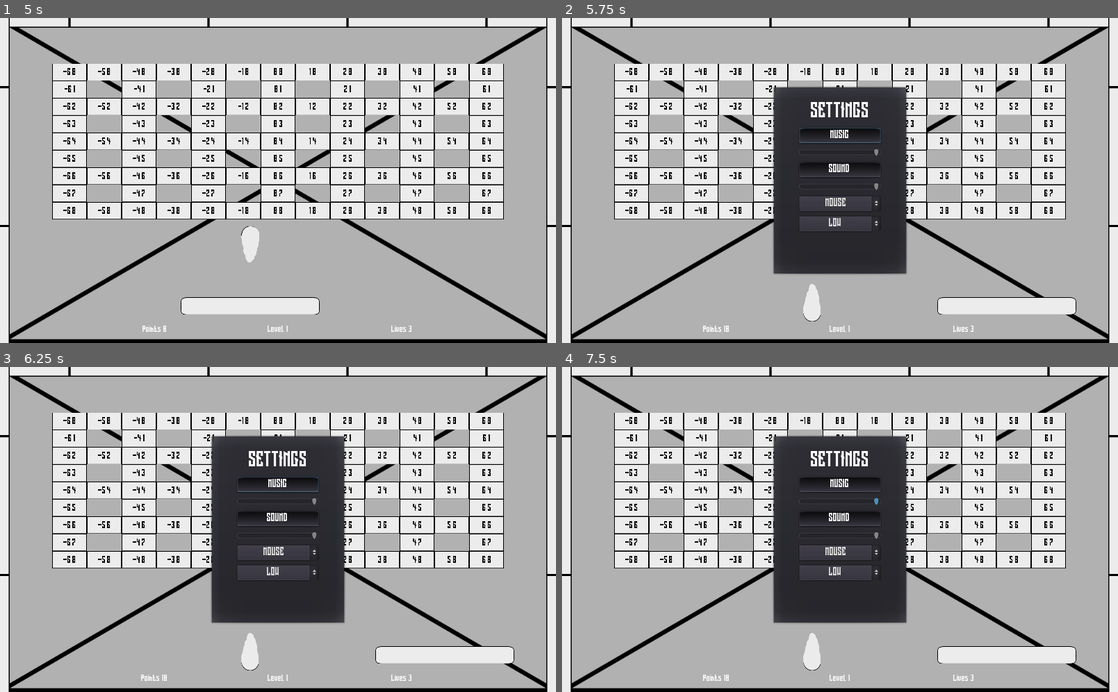
Above: before the commit, frames 1-4 (two rows, left to right).
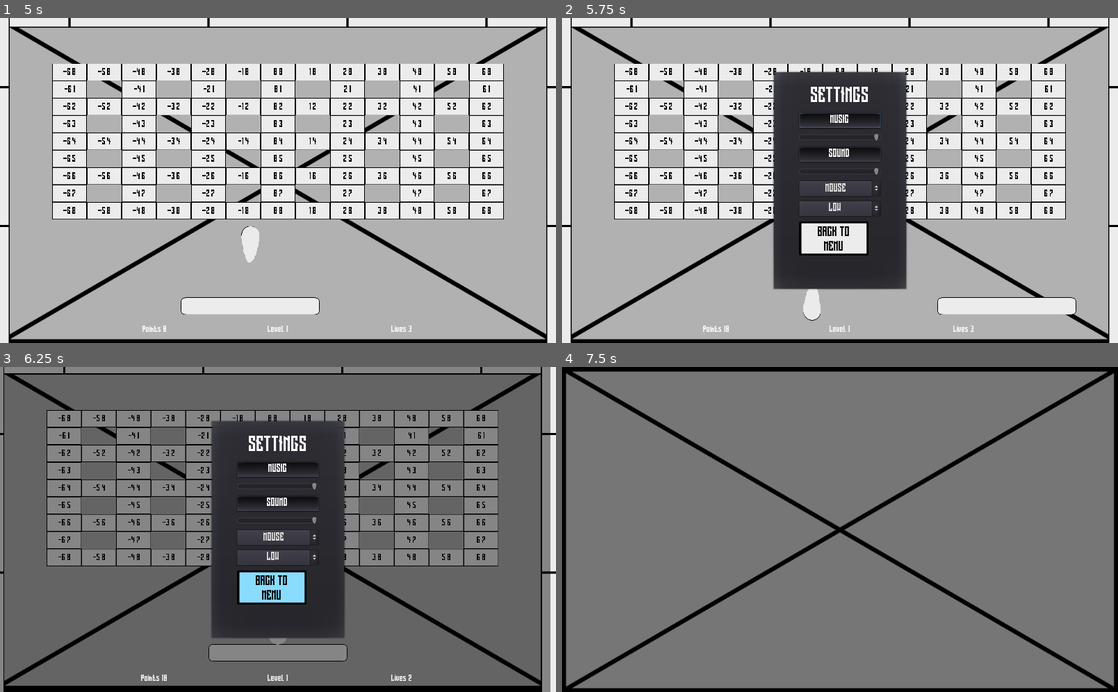
Above: after the commit, the same moments.

Repository: RhetHypo/BrickByBrickPolished
Game: Godot game, scene res://scenes/menus/MainTitle.tscn
The game is run twice, just before and just after one commit, with the same random seed, the same clock (stepped at 60 frames per second) and the same inputs.
Inputs (mouse positions are in pixels of both pictures, inside the frame that each line leads up to):
- Up to frame 1 (5 s): move the mouse to (400, 164) at 0.52 s; hold Right (ui_right) 0.53-1.28 s; hold A (A, bound only after the commit) 0.53-1.28 s; click (400, 164) at 0.6 s; move the mouse to (166, 196) at 1.27 s; hold Down (ui_down) 1.28-2.03 s; tap A (A, bound only after the commit) at 1.35 s; tap D (D, bound only after the commit) at 1.55 s; tap Enter at 2 s; move the mouse to (333, 109) at 2.02 s; hold Right (ui_right) 2.03-2.75 s; hold D (D, bound only after the commit) 2.03-2.75 s; tap W (W, bound only after the commit) at 2.3, 4.35 s; click "NEW GAME" at 2.75 s; click "NEW GAME" at 3.5 s; move the mouse to (250, 245) at 4.27 s; hold Up (ui_up) from 4.28 s (still down); click (250, 245) at 4.55 s
- Up to frame 2 (5.75 s): move the mouse to (1006, 229) at 5.02 s; release Up (ui_up) at 5.03 s; hold Left (ui_left) from 5.03 s (still down); hold A (A, bound only after the commit) from 5.03 s (still down); click (1006, 229) at 5.1 s; tap Escape (pause) at 5.65 s
- Up to frame 3 (6.25 s): release Left (ui_left) at 5.75 s; release A (A, bound only after the commit) at 5.75 s; click (278, 588) at 5.75 s, where only the run after the commit has a clickable "BACK TO MENU"
- Up to frame 4 (7.5 s): move the mouse to (673, 480) at 6.52 s; hold Left (ui_left) 6.53-7.28 s; tap A (A, bound only after the commit) at 6.6 s; tap D (D, bound only after the commit) at 6.8 s; move the mouse to (867, 529) at 7.27 s; hold Down (ui_down) from 7.28 s (still down); hold D (D, bound only after the commit) from 7.28 s (still down)

Frame 1 is identical in both runs. In frame 2, 5.9% of the frame differs, in the area x 38-62%, y 16-94%; in frame 3, 86%; in frame 4, 96%, in the area x 0-100%, y 0-100%.

Commit message:
Working difficulties, back to menu button from game

Diff:
--- a/project.godot
+++ b/project.godot
@@ -41,6 +41,21 @@
 "events": [ Object(InputEventKey,"resource_local_to_scene":false,"resource_name":"","device":0,"alt":false,"shift":false,"control":false,"meta":false,"command":false,"pressed":false,"scancode":16777217,"unicode":0,"echo":false,"script":null)
  ]
 }
+A={
+"deadzone": 0.5,
+"events": [ Object(InputEventKey,"resource_local_to_scene":false,"resource_name":"","device":0,"alt":false,"shift":false,"control":false,"meta":false,"command":false,"pressed":false,"scancode":65,"unicode":0,"echo":false,"script":null)
+ ]
+}
+D={
+"deadzone": 0.5,
+"events": [ Object(InputEventKey,"resource_local_to_scene":false,"resource_name":"","device":0,"alt":false,"shift":false,"control":false,"meta":false,"command":false,"pressed":false,"scancode":68,"unicode":0,"echo":false,"script":null)
+ ]
+}
+W={
+"deadzone": 0.5,
+"events": [ Object(InputEventKey,"resource_local_to_scene":false,"resource_name":"","device":0,"alt":false,"shift":false,"control":false,"meta":false,"command":false,"pressed":false,"scancode":87,"unicode":0,"echo":false,"script":null)
+ ]
+}
 
 [rendering]
 
--- a/scenes/entities/Ball.gd
+++ b/scenes/entities/Ball.gd
@@ -33,7 +33,8 @@
 		self.apply_central_impulse(Vector2(current_speed * 2 * (self.position.x - body.position.x)/paddle_width,0))
 	elif body.is_in_group("Brick"):
 		get_parent().award_points(10)
-		temp_speed += 10
+		print("TEMP: ", (settings.difficulty+1)*2)
+		temp_speed += ((settings.difficulty+1)*2)
 		if temp_speed > max_temp_speed:
 			temp_speed = max_temp_speed
 		body.queue_free()
@@ -46,4 +47,3 @@
 
 func update_speed(speed):
 	current_speed = speed
-	print("CURRENT SPEED: ", str(current_speed+temp_speed))
--- a/scenes/entities/Paddle.gd
+++ b/scenes/entities/Paddle.gd
@@ -1,6 +1,10 @@
 extends KinematicBody2D
 
 var started = false
+var speed = 1500
+var non_turbo = 1
+var applied_turbo = non_turbo
+var turbo = 2
 
 const BALL = preload("res://scenes/entities/Ball.tscn")
 
@@ -8,14 +12,42 @@
 	pass
 
 func _process(delta):
-	var pos = get_global_mouse_position().x
-	self.position.x = get_global_mouse_position().x
-	if(pos <= 275):
+	#var pos = 0
+	if settings.control_scheme == 0:
+		if Input.is_action_just_pressed("click"):
+			self.start()
+		#mouse
+		#pos = get_global_mouse_position().x
+		self.position.x = get_global_mouse_position().x
+	elif settings.control_scheme == 1:
+		#wasd
+		if Input.is_action_pressed("S"):
+			applied_turbo = turbo
+		else:
+			applied_turbo = non_turbo
+		if Input.is_action_pressed("A"):
+			self.position.x -= speed * applied_turbo * delta
+		elif Input.is_action_pressed("D"):
+			self.position.x += speed * applied_turbo * delta
+		if Input.is_action_just_pressed("W"):
+			self.start()
+	elif settings.control_scheme == 2:
+		#arrows
+		if Input.is_action_pressed("ui_down"):
+			applied_turbo = turbo
+		else:
+			applied_turbo = non_turbo
+		if Input.is_action_pressed("ui_left"):
+			self.position.x -= speed * applied_turbo * delta
+		elif Input.is_action_pressed("ui_right"):
+			self.position.x += speed * applied_turbo * delta
+		if Input.is_action_just_pressed("ui_up"):
+			self.start()
+	if(self.position.x <= 275):
 		self.position.x = 275
-	if(pos >= 1760):
+	if(self.position.x >= 1760):
 		self.position.x = 1760
-	if Input.is_action_just_pressed("click"):
-		self.start()
+
 
 func start():
 	if !started:
--- a/scenes/levels/Gamefield.gd
+++ b/scenes/levels/Gamefield.gd
@@ -72,11 +72,11 @@
 
 func generate_brick_area(area = def_area):
 	var newBrick
-	var death = get_node("Death")
+	var life = get_node("Life")
 	for x in range(-area.x,area.x + 1):
 		for y in range(0,area.y):
 			newBrick = BRICK.instance()
-			self.add_child_below_node(death,newBrick)
+			self.add_child_below_node(life,newBrick)
 			newBrick.global_position.x = x * (brick_width + brick_offset) + left_offset
 			newBrick.global_position.y = y * (brick_height + brick_offset) + top_offset
 
@@ -99,6 +99,10 @@
 		#TODO: Actual game over screen
 
 func level_check():
+	#quick and dirty spedometer
+	for child in self.get_children():
+		if child.is_in_group("Ball"):
+			update_speed_label(child.linear_velocity.length())
 	var complete = true
 	for child in self.get_children():
 		if child.is_in_group("Brick"):
@@ -109,7 +113,8 @@
 		generate_bricks()
 		for child in self.get_children():
 			if child.is_in_group("Ball"):
-				active_speed = def_speed + (level * def_speed/10)
+				print("LEVEL INCREASE: ",def_speed/(15-settings.difficulty*4))
+				active_speed = def_speed + (level * def_speed/(15-settings.difficulty*4))
 				if active_speed > max_speed:
 					active_speed = max_speed
 				child.update_speed(active_speed)
@@ -139,6 +144,10 @@
 	var level = get_node("Camera2D/CanvasLayer/MarginContainer/VBoxContainer/HBoxContainer/Level")
 	level.text = "Level " + str(newLevel)
 
+func update_speed_label(ball_speed):
+	var speed_label = get_node("Camera2D/CanvasLayer/MarginContainer/VBoxContainer/HBoxContainer/Speed")
+	speed_label.text = "Speed: " + str(ball_speed)
+
 func _on_CompleteCheck_timeout():
 	level_check()
 
@@ -156,7 +165,7 @@
 
 func generate_brick_shapes(shape, area = def_area):
 	var newBrick
-	var death = get_node("Death")
+	var life = get_node("Life")
 	#Solid brick: Enough said
 	#Rings: Skip only odds/evens
 	#Axis: Only show when one coord is zero, or both are equal
@@ -167,7 +176,7 @@
 			for y in range(0,area.y):
 				newBrick = BRICK.instance()
 				newBrick.get_node("Label").text = str(x) + ", " + str(y)
-				self.add_child_below_node(death,newBrick)
+				self.add_child_below_node(life,newBrick)
 				newBrick.global_position.x = x * (brick_width + brick_offset) + left_offset
 				newBrick.global_position.y = y * (brick_height + brick_offset) + top_offset
 	if shape == "Rings":
@@ -176,7 +185,7 @@
 				if y % 2 == 0 || x == -area.x || x == area.x || y == abs(x):
 					newBrick = BRICK.instance()
 					newBrick.get_node("Label").text = str(x) + ", " + str(y)
-					self.add_child_below_node(death,newBrick)
+					self.add_child_below_node(life,newBrick)
 					newBrick.global_position.x = x * (brick_width + brick_offset) + left_offset
 					newBrick.global_position.y = y * (brick_height + brick_offset) + top_offset
 	if shape == "Grid":
@@ -185,7 +194,7 @@
 				if y % 2 == 0 || x % 2 == 0:
 					newBrick = BRICK.instance()
 					newBrick.get_node("Label").text = str(x) + ", " + str(y)
-					self.add_child_below_node(death,newBrick)
+					self.add_child_below_node(life,newBrick)
 					newBrick.global_position.x = x * (brick_width + brick_offset) + left_offset
 					newBrick.global_position.y = y * (brick_height + brick_offset) + top_offset
 	if shape == "CheckerAlt":
@@ -194,7 +203,7 @@
 				if (y % 2 == 0 and x % 2 != 0) or (y % 2 != 0 and x % 2 == 0):
 					newBrick = BRICK.instance()
 					newBrick.get_node("Label").text = str(x) + ", " + str(y)
-					self.add_child_below_node(death,newBrick)
+					self.add_child_below_node(life,newBrick)
 					newBrick.global_position.x = x * (brick_width + brick_offset) + left_offset
 					newBrick.global_position.y = y * (brick_height + brick_offset) + top_offset
 	if shape == "CheckerSame":
@@ -203,7 +212,7 @@
 				if (y % 2 != 0 and x % 2 != 0) or (y % 2 == 0 and x % 2 == 0):
 					newBrick = BRICK.instance()
 					newBrick.get_node("Label").text = str(x) + ", " + str(y)
-					self.add_child_below_node(death,newBrick)
+					self.add_child_below_node(life,newBrick)
 					newBrick.global_position.x = x * (brick_width + brick_offset) + left_offset
 					newBrick.global_position.y = y * (brick_height + brick_offset) + top_offset
 	if shape == "Tri":
@@ -212,7 +221,7 @@
 				if (y > abs(x) + 1):
 					newBrick = BRICK.instance()
 					newBrick.get_node("Label").text = str(x) + ", " + str(y)
-					self.add_child_below_node(death,newBrick)
+					self.add_child_below_node(life,newBrick)
 					newBrick.global_position.x = x * (brick_width + brick_offset) + left_offset
 					newBrick.global_position.y = y * (brick_height + brick_offset) + top_offset
 	if shape == "RevTri":
@@ -221,7 +230,7 @@
 				if (abs(x) > y) || abs(x) > (area.y - (y+1)):
 					newBrick = BRICK.instance()
 					newBrick.get_node("Label").text = str(x) + ", " + str(y)
-					self.add_child_below_node(death,newBrick)
+					self.add_child_below_node(life,newBrick)
 					newBrick.global_position.x = x * (brick_width + brick_offset) + left_offset
 					newBrick.global_position.y = y * (brick_height + brick_offset) + top_offset
 
--- a/scenes/levels/Gamefield.tscn
+++ b/scenes/levels/Gamefield.tscn
@@ -1,26 +1,27 @@
-[gd_scene load_steps=15 format=2]
+[gd_scene load_steps=14 format=2]
 
 [ext_resource path="res://scenes/levels/Gamefield.gd" type="Script" id=1]
 [ext_resource path="res://images/GameBackground.png" type="Texture" id=2]
 [ext_resource path="res://scenes/entities/Paddle.tscn" type="PackedScene" id=3]
 [ext_resource path="res://scenes/entities/Wall.tscn" type="PackedScene" id=4]
-[ext_resource path="res://scenes/entities/Death.tscn" type="PackedScene" id=5]
-[ext_resource path="res://scenes/entities/Death.gd" type="Script" id=6]
-[ext_resource path="res://scenes/entities/Life.tscn" type="PackedScene" id=7]
-[ext_resource path="res://other/long_shot/Long_Shot.ttf" type="DynamicFontData" id=8]
-[ext_resource path="res://scenes/menus/PauseDialog.tscn" type="PackedScene" id=9]
-[ext_resource path="res://scenes/menus/Transition.tscn" type="PackedScene" id=10]
+[ext_resource path="res://scenes/entities/Life.tscn" type="PackedScene" id=5]
+[ext_resource path="res://other/long_shot/Long_Shot.ttf" type="DynamicFontData" id=6]
+[ext_resource path="res://scenes/menus/PauseDialog.tscn" type="PackedScene" id=7]
+[ext_resource path="res://scenes/menus/Transition.tscn" type="PackedScene" id=8]
 
 [sub_resource type="DynamicFont" id=1]
-font_data = ExtResource( 8 )
+font_data = ExtResource( 6 )
 
 [sub_resource type="Theme" id=2]
 
 [sub_resource type="DynamicFont" id=3]
-font_data = ExtResource( 8 )
+font_data = ExtResource( 6 )
 
 [sub_resource type="DynamicFont" id=4]
-font_data = ExtResource( 8 )
+font_data = ExtResource( 6 )
+
+[sub_resource type="DynamicFont" id=5]
+font_data = ExtResource( 6 )
 
 [node name="Gamefield" type="Node2D"]
 script = ExtResource( 1 )
@@ -49,11 +50,7 @@
 position = Vector2( 2048, 0 )
 rotation = 1.5708
 
-[node name="Death" parent="." instance=ExtResource( 5 )]
-position = Vector2( 1024, 1163.95 )
-script = ExtResource( 6 )
-
-[node name="Life" parent="." instance=ExtResource( 7 )]
+[node name="Life" parent="." instance=ExtResource( 5 )]
 position = Vector2( 1023.88, 612.042 )
 
 [node name="Camera2D" type="Camera2D" parent="."]
@@ -113,7 +110,15 @@
 text = "Lives: 99"
 align = 1
 
-[node name="PauseDialog" parent="Camera2D/CanvasLayer" instance=ExtResource( 9 )]
+[node name="Speed" type="Label" parent="Camera2D/CanvasLayer/MarginContainer/VBoxContainer/HBoxContainer"]
+visible = false
+margin_left = 612.0
+margin_right = 652.0
+margin_bottom = 14.0
+custom_fonts/font = SubResource( 5 )
+text = "Speed: 0"
+
+[node name="PauseDialog" parent="Camera2D/CanvasLayer" instance=ExtResource( 7 )]
 
 [node name="CompleteCheck" type="Timer" parent="."]
 autostart = true
@@ -121,10 +126,9 @@
 [node name="PointTimer" type="Timer" parent="."]
 wait_time = 0.05
 
-[node name="Transition" parent="." instance=ExtResource( 10 )]
+[node name="Transition" parent="." instance=ExtResource( 8 )]
 margin_right = 2048.0
 margin_bottom = 2048.0
 rect_min_size = Vector2( 2048, 2048 )
-[connection signal="body_entered" from="Death" to="Death" method="_on_Death_body_entered"]
 [connection signal="popup_hide" from="Camera2D/CanvasLayer/PauseDialog" to="." method="_on_PauseDialog_popup_hide"]
 [connection signal="timeout" from="CompleteCheck" to="." method="_on_CompleteCheck_timeout"]
--- a/scenes/menus/MainTitle.gd
+++ b/scenes/menus/MainTitle.gd
@@ -7,6 +7,7 @@
 func _ready():
 	$DelayTimer.start()
 	get_node("Transition").fade_in()
+	get_node("PauseDialog/MarginContainer/VBoxContainer/QuitToMainButton").visible = false
 
 # Called every frame. 'delta' is the elapsed time since the previous frame.
 #func _process(delta):
--- a/scenes/menus/MainTitle.tscn
+++ b/scenes/menus/MainTitle.tscn
@@ -143,6 +143,7 @@
 one_shot = true
 
 [node name="CenterContainer" type="CenterContainer" parent="."]
+editor/display_folded = true
 anchor_right = 1.0
 anchor_bottom = 1.0
 margin_top = 325.0
--- a/scenes/menus/PauseDialog.gd
+++ b/scenes/menus/PauseDialog.gd
@@ -56,3 +56,8 @@
 func _on_DifficultyOptions_item_selected(ID):
 	settings.difficulty = ID
 	update_settings()
+
+
+func _on_QuitToMainButton_pressed():
+	get_tree().paused = false
+	get_parent().get_parent().get_parent().get_node("Transition").switch_scene("res://scenes/menus/MainTitle.tscn")
--- a/scenes/menus/PauseDialog.tscn
+++ b/scenes/menus/PauseDialog.tscn
@@ -1,7 +1,12 @@
-[gd_scene load_steps=11 format=2]
+[gd_scene load_steps=17 format=2]
 
 [ext_resource path="res://other/long_shot/Long_Shot.ttf" type="DynamicFontData" id=1]
 [ext_resource path="res://scenes/menus/PauseDialog.gd" type="Script" id=2]
+[ext_resource path="res://images/normal.png" type="Texture" id=3]
+[ext_resource path="res://images/pressed.png" type="Texture" id=4]
+[ext_resource path="res://images/hover.png" type="Texture" id=5]
+[ext_resource path="res://images/disabled.png" type="Texture" id=6]
+[ext_resource path="res://images/focused.png" type="Texture" id=7]
 
 [sub_resource type="DynamicFont" id=1]
 font_data = ExtResource( 1 )
@@ -33,6 +38,10 @@
 size = 20
 font_data = ExtResource( 1 )
 
+[sub_resource type="DynamicFont" id=9]
+size = 24
+font_data = ExtResource( 1 )
+
 [node name="PauseDialog" type="PopupDialog"]
 pause_mode = 2
 anchor_left = 0.5
@@ -42,7 +51,7 @@
 margin_left = -20.0
 margin_top = -20.0
 margin_right = 230.0
-margin_bottom = 330.0
+margin_bottom = 386.0
 theme = SubResource( 2 )
 script = ExtResource( 2 )
 
@@ -59,7 +68,7 @@
 margin_left = 50.0
 margin_top = 30.0
 margin_right = 200.0
-margin_bottom = 372.0
+margin_bottom = 428.0
 custom_constants/separation = 10
 
 [node name="Label" type="Label" parent="MarginContainer/VBoxContainer"]
@@ -95,6 +104,7 @@
 margin_top = 150.0
 margin_right = 150.0
 margin_bottom = 166.0
+ticks_on_borders = true
 
 [node name="ControlOptions" type="OptionButton" parent="MarginContainer/VBoxContainer"]
 margin_top = 176.0
@@ -125,6 +135,30 @@
 align = 1
 items = [ "EASY", null, false, 0, null, "NORMAL", null, false, 1, null, "HARD", null, false, 2, null ]
 selected = 0
+
+[node name="QuitToMainButton" type="TextureButton" parent="MarginContainer/VBoxContainer"]
+margin_top = 290.0
+margin_right = 150.0
+margin_bottom = 354.0
+grow_horizontal = 2
+grow_vertical = 2
+texture_normal = ExtResource( 3 )
+texture_pressed = ExtResource( 4 )
+texture_hover = ExtResource( 5 )
+texture_disabled = ExtResource( 6 )
+texture_focused = ExtResource( 7 )
+
+[node name="Label" type="Label" parent="MarginContainer/VBoxContainer/QuitToMainButton"]
+margin_top = 1.79242
+margin_right = 127.0
+margin_bottom = 65.7924
+custom_fonts/font = SubResource( 9 )
+custom_colors/font_color = Color( 0, 0, 0, 1 )
+text = "BACK TO
+MENU"
+align = 1
+valign = 1
+clip_text = true
 [connection signal="pressed" from="MarginContainer/VBoxContainer/Music" to="." method="_on_Music_pressed"]
 [connection signal="value_changed" from="MarginContainer/VBoxContainer/MusicHSlider" to="." method="_on_MusicHSlider_value_changed"]
 [connection signal="pressed" from="MarginContainer/VBoxContainer/Sound" to="." method="_on_Sound_pressed"]
@@ -132,3 +166,4 @@
 [connection signal="item_selected" from="MarginContainer/VBoxContainer/ControlOptions" to="." method="_on_ControlOptions_item_selected"]
 [connection signal="item_selected" from="MarginContainer/VBoxContainer/GraphicsOptions" to="." method="_on_GraphicsOptions_item_selected"]
 [connection signal="item_selected" from="MarginContainer/VBoxContainer/DifficultyOptions" to="." method="_on_DifficultyOptions_item_selected"]
+[connection signal="pressed" from="MarginContainer/VBoxContainer/QuitToMainButton" to="." method="_on_QuitToMainButton_pressed"]
